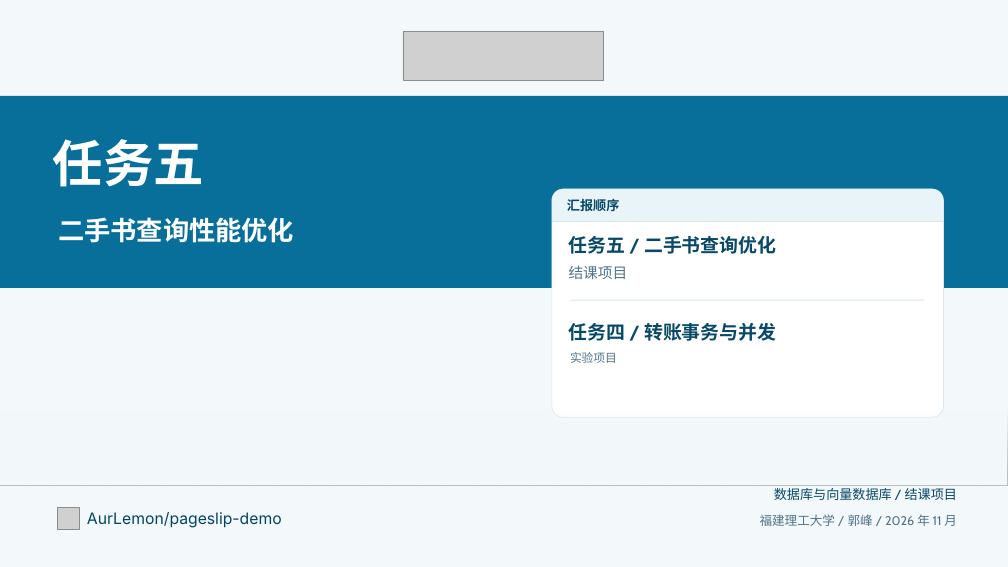
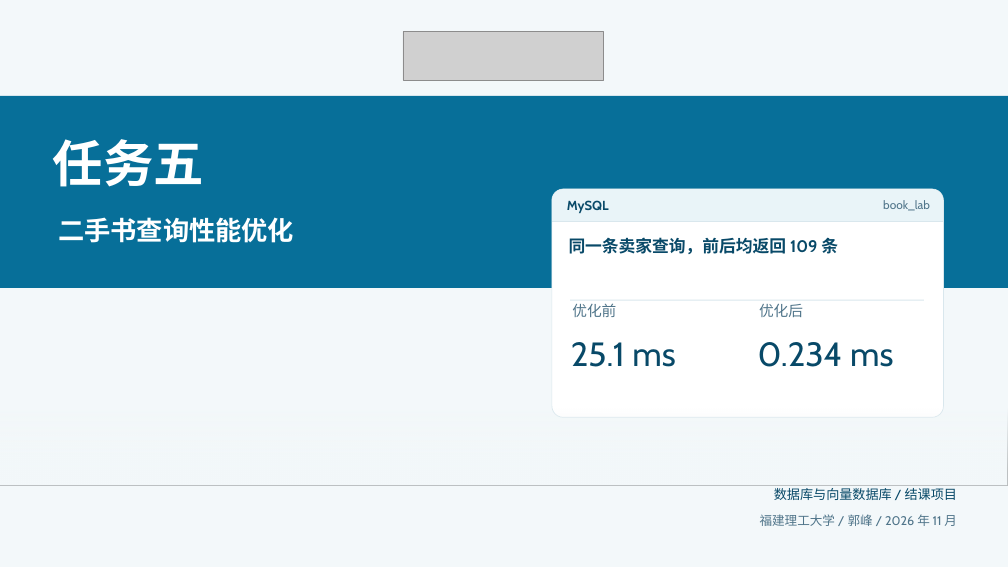
Before and after one commit to AurLemon/pageslip-demo, a slide deck: slide 1 of presentations/task-5-query-optimization.pptx. Drawn at 1008x567 pixels with LibreOffice and Linux fonts; fonts in the diff are those of the drawing; grey boxes stand for pictures. Boxes give left, top, right and bottom in pixels: in the first picture for what was removed or moved away, otherwise in the second. Text is boxed around its words. In the diff, an @@ line names an element or a change of style, - is before the commit and + after.

```diff
--- a/presentations/task-5-query-optimization.pptx
+++ b/presentations/task-5-query-optimization.pptx
@@ text at bbox=[567, 200, 609, 213]: text changed @@
-汇报顺序
+MySQL
@@ text added at bbox=[883, 200, 930, 211], 11.3 pt, text #50758A @@
+book_lab
@@ text at bbox=[569, 237, 838, 254]: text changed; size 18 to 16 pt @@
-任务五 / 二手书查询优化
+同一条卖家查询，前后均返回 109 条
@@ text removed at bbox=[569, 265, 628, 279] @@
-结课项目
@@ text added at bbox=[572, 303, 616, 317], 14 pt, text #50758A @@
+优化前
@@ text added at bbox=[759, 304, 803, 317], 14 pt, text #50758A @@
+优化后
@@ text removed at bbox=[570, 352, 617, 363] @@
-实验项目
@@ text at bbox=[571, 342, 675, 367]: text changed; size 18 to 32 pt; bold off @@
-任务四 / 转账事务与并发
+25.1 ms
@@ text added at bbox=[758, 342, 893, 367], 32 pt, text #084968 @@
+0.234 ms
@@ picture removed at bbox=[57, 507, 79, 529] @@
@@ text removed at bbox=[87, 512, 282, 528] @@
-AurLemon/pageslip-demo
```
Also in this commit, not shown: 8 other slides changed, 1 other file.
